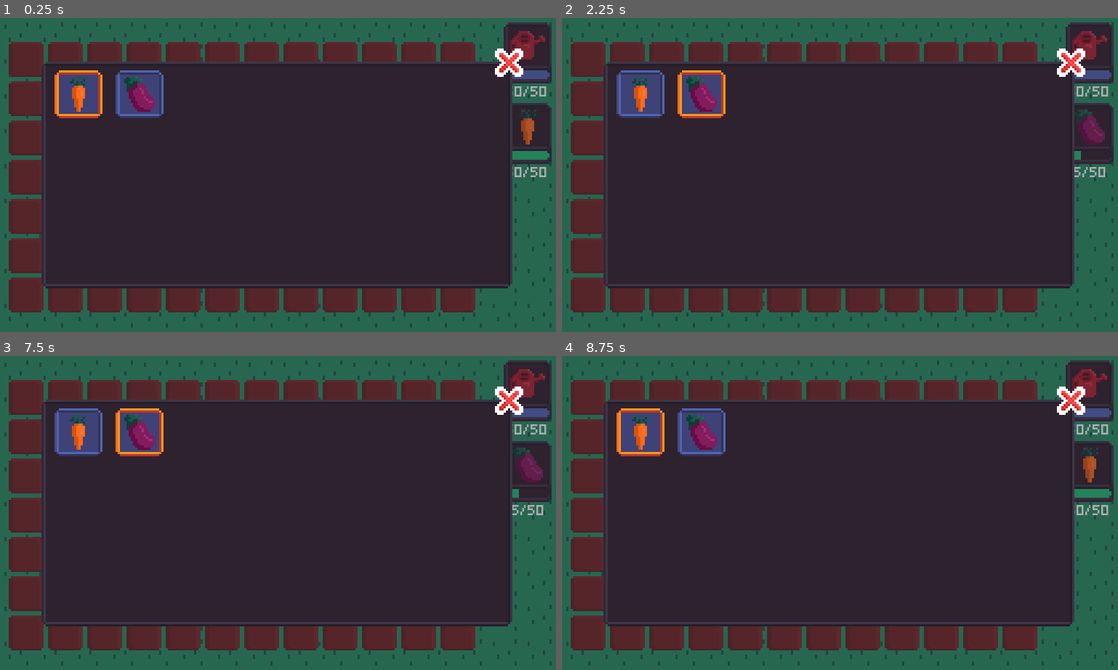
Above: before the commit, frames 1-4 (two rows, left to right).
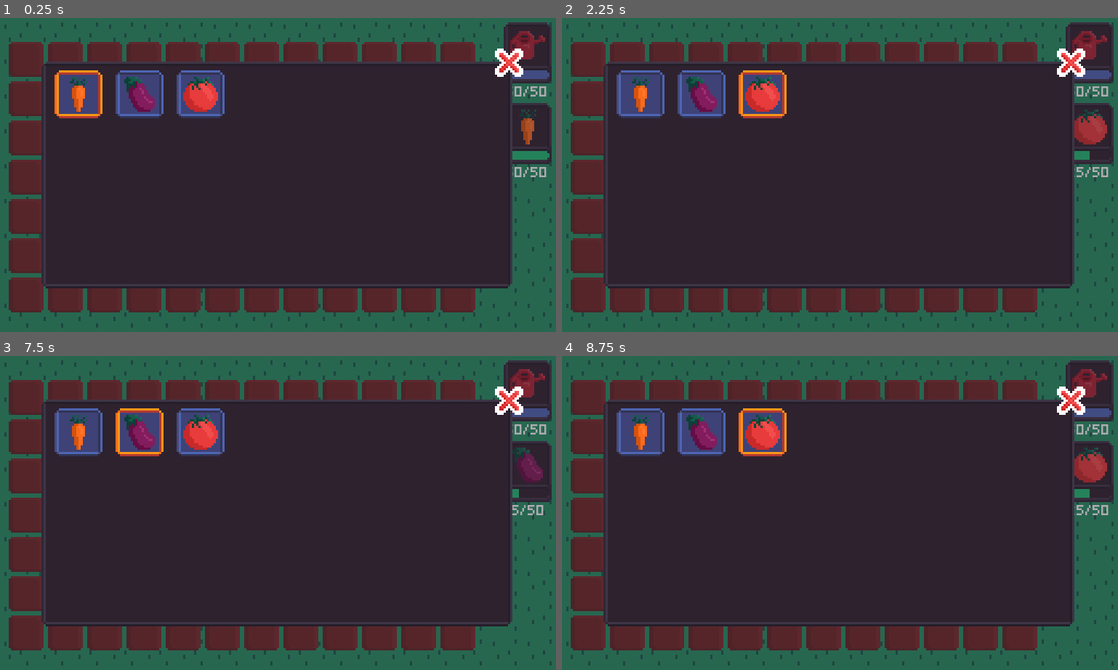
Above: after the commit, the same moments.

Repository: theludovyc/JamEstLa4
Game: Godot game, scene res://Scene/garden/Garden.tscn
The game is run twice, just before and just after one commit, with the same random seed, the same clock (stepped at 60 frames per second) and the same inputs.
Inputs (mouse positions are in pixels of both pictures, inside the frame that each line leads up to; where the layout moved, square brackets give the same spot in the first picture):
- Up to frame 1 (0.25 s): no input
- Up to frame 2 (2.25 s): click (701, 93) at 0.5 s; click (639, 93) at 1.25 s; click (762, 93) [701, 93] at 2 s
- Up to frame 3 (7.5 s): click (528, 384) at 2.75 s; click (528, 465) at 3.5 s; click (27, 396) at 4.27 s; click (528, 384) at 5 s; click (528, 465) at 5.75 s; click (77, 431) at 6.5 s; click (139, 431) at 7.25 s
- Up to frame 4 (8.75 s): click (762, 431) [639, 431] at 8 s

The runs differ from the first frame. In frame 1, 1.3% of the frame differs, in the area x 31-41%, y 16-32%; in frame 2, 2.4%, in the area x 20-99%, y 16-51%; in frame 3, 1.3%; in frame 4, 2.3%.

Commit message:
Tomato update

Diff:
--- /dev/null
+++ b/Item/seeds/Tomato.tres
@@ -0,0 +1,11 @@
+[gd_resource type="Resource" load_steps=3 format=2]
+
+[ext_resource path="res://Script/garden/Seed.gd" type="Script" id=1]
+[ext_resource path="res://ressources/sprites/inventory/tomato.png" type="Texture" id=2]
+
+[resource]
+script = ExtResource( 1 )
+SeedName = "Tomato"
+GrowDuration = 45
+GrowSteps = 5
+VegetableSprite = ExtResource( 2 )
--- a/Scene/garden/Garden.tscn
+++ b/Scene/garden/Garden.tscn
@@ -13,6 +13,7 @@
 [ext_resource path="res://ressources/sprites/garden/button_open_select.png" type="Texture" id=11]
 [ext_resource path="res://Scene/garden/SeedMenu.tscn" type="PackedScene" id=12]
 [ext_resource path="res://Item/seeds/Eggplant.tres" type="Resource" id=13]
+[ext_resource path="res://Item/seeds/Tomato.tres" type="Resource" id=14]
 
 [sub_resource type="StyleBoxFlat" id=1]
 bg_color = Color( 0.301961, 0.396078, 0.705882, 1 )
@@ -54,7 +55,7 @@
 
 [node name="Garden" type="Node2D"]
 script = ExtResource( 5 )
-Seeds = [ ExtResource( 9 ), ExtResource( 13 ) ]
+Seeds = [ ExtResource( 9 ), ExtResource( 13 ), ExtResource( 14 ) ]
 
 [node name="Interface" type="CanvasLayer" parent="."]
 
--- a/Scene/garden/Plot.tscn
+++ b/Scene/garden/Plot.tscn
@@ -6,6 +6,7 @@
 [ext_resource path="res://ressources/sprites/garden/effect_seeded.png" type="Texture" id=4]
 [ext_resource path="res://ressources/sprites/garden/plantations/carrot.png" type="Texture" id=5]
 [ext_resource path="res://ressources/sprites/garden/plantations/eggplant.png" type="Texture" id=6]
+[ext_resource path="res://ressources/sprites/garden/plantations/tomato.png" type="Texture" id=7]
 
 [node name="Plot" type="Node2D"]
 script = ExtResource( 2 )
@@ -38,6 +39,12 @@
 region_enabled = true
 region_rect = Rect2( 0, 0, 16, 24 )
 
+[node name="Tomato" type="Sprite" parent="Plants"]
+position = Vector2( 0, -4 )
+texture = ExtResource( 7 )
+region_enabled = true
+region_rect = Rect2( 0, 0, 16, 24 )
+
 [node name="PlotBtn" type="Button" parent="."]
 margin_left = -8.0
 margin_top = -8.0
--- a/Scene/garden/SeedMenu.tscn
+++ b/Scene/garden/SeedMenu.tscn
@@ -9,6 +9,7 @@
 [ext_resource path="res://ressources/sprites/btn_bg_hover.png" type="Texture" id=7]
 [ext_resource path="res://ressources/sprites/inventory/carrot.png" type="Texture" id=8]
 [ext_resource path="res://ressources/sprites/inventory/eggplant.png" type="Texture" id=9]
+[ext_resource path="res://ressources/sprites/inventory/tomato.png" type="Texture" id=10]
 
 [sub_resource type="Animation" id=1]
 resource_name = "close"
@@ -167,7 +168,7 @@
 }
 
 [node name="Inner" type="GridContainer" parent="Inner_box"]
-margin_right = 50.0
+margin_right = 78.0
 margin_bottom = 22.0
 custom_constants/vseparation = 6
 custom_constants/hseparation = 6
@@ -198,6 +199,19 @@
 
 [node name="Sprite" type="Sprite" parent="Inner_box/Inner/Eggplant"]
 texture = ExtResource( 9 )
+centered = false
+offset = Vector2( 3, 3 )
+
+[node name="Tomato" type="TextureButton" parent="Inner_box/Inner"]
+margin_left = 56.0
+margin_right = 78.0
+margin_bottom = 22.0
+texture_normal = ExtResource( 5 )
+texture_hover = ExtResource( 7 )
+texture_disabled = ExtResource( 6 )
+
+[node name="Sprite" type="Sprite" parent="Inner_box/Inner/Tomato"]
+texture = ExtResource( 10 )
 centered = false
 offset = Vector2( 3, 3 )
 
@@ -218,4 +232,5 @@
 anims/open = SubResource( 2 )
 [connection signal="pressed" from="Inner_box/Inner/Carrot" to="." method="set_current_seed"]
 [connection signal="pressed" from="Inner_box/Inner/Eggplant" to="." method="set_current_seed"]
+[connection signal="pressed" from="Inner_box/Inner/Tomato" to="." method="set_current_seed"]
 [connection signal="pressed" from="TextureButton" to="." method="close"]
--- a/Script/garden/Garden.gd
+++ b/Script/garden/Garden.gd
@@ -18,7 +18,7 @@
 var seed_type = load("res://Item/seeds/Carrot.tres") setget seed_type_changed
 var seed_max = 50
 var seed_count = 50 setget set_seed_count
-var inventory_seed_count = {"Carrot": 50, "Eggplant": 15}
+var inventory_seed_count = {"Carrot": 50, "Eggplant": 15, "Tomato": 25}
 
 
 func _ready():
Not shown: 1 places in Scene/garden/Garden.tscn that only renumber resources
Not shown: 1 places in Scene/garden/Plot.tscn that only renumber resources
Not shown: 1 places in Scene/garden/SeedMenu.tscn that only renumber resources
Binary file changed: ressources/sprites/garden/plantations/eggplant.png
Binary file added: ressources/sprites/garden/plantations/tomato.png
Not shown, added: ressources/sprites/garden/plantations/tomato.png.import
Binary file added: ressources/sprites/inventory/tomato.png
Not shown, added: ressources/sprites/inventory/tomato.png.import
